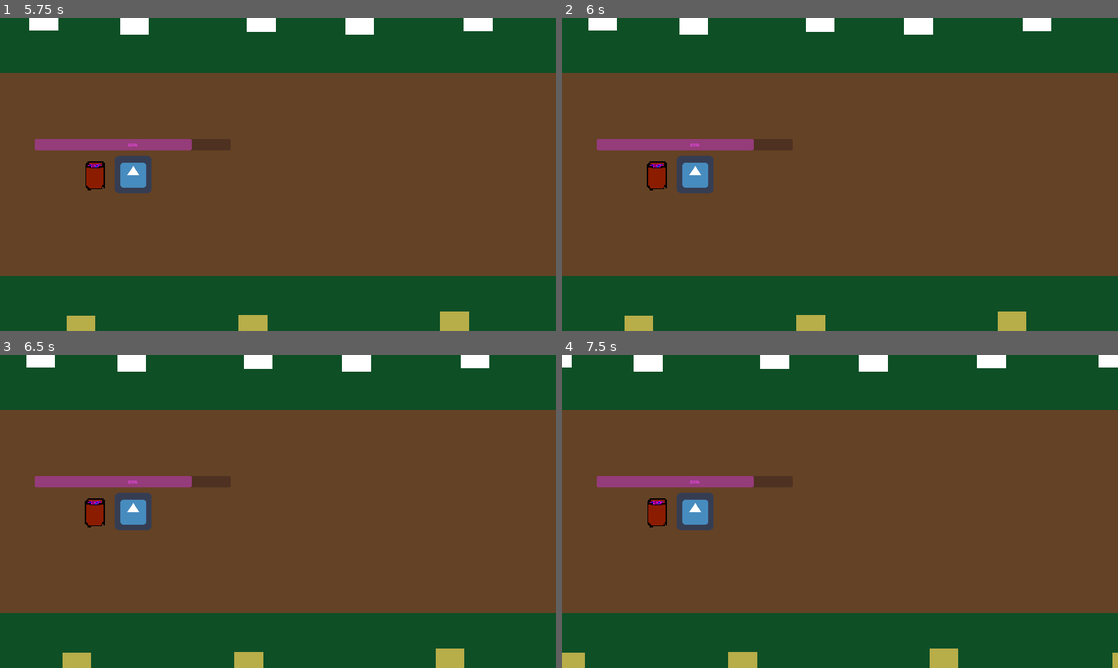
Above: before the commit, frames 1-4 (two rows, left to right).
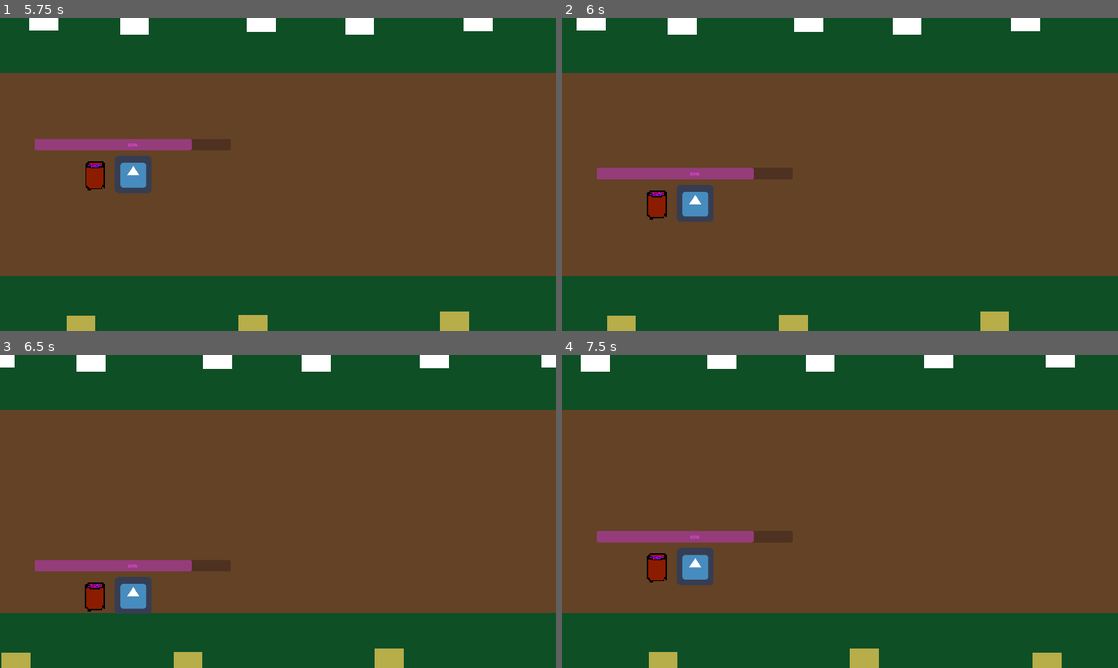
Above: after the commit, the same moments.

Repository: hsandt/ld53
Game: Godot game, scene res://scenes/main_menu_scene.tscn
Two runs of this game, one before a commit and one after it. Both use one fixed random seed, a clock stepped at 60 frames per second and the inputs below. The engine's default icon, where the game draws it, is replaced by a stand-in: a white triangle on a blue panel in a dark square.
Inputs (mouse positions are in pixels of both pictures, inside the frame that each line leads up to):
- Up to frame 1 (5.75 s): click "Start" at 0.5 s; tap Enter (ui_accept) at 1.25, 1.52, 4.52 s; move the mouse to (400, 158) at 1.27 s; hold Right (ui_right) 1.28-2 s; click (400, 158) at 1.42 s; drag from (166, 190) to (127, 130) at 2.02 s; move the mouse to (333, 105) at 2.77 s; hold Right (ui_right) 2.78-3.5 s; drag from (250, 237) to (22, 130) at 3.52 s; move the mouse to (444, 221) at 4.27 s; hold Left (ui_left) 4.28-5 s; drag from (111, 127) to (194, 96) at 5.02 s
- Up to frame 2 (6 s): move the mouse to (867, 174) at 5.77 s; hold S (down) from 5.78 s (still down); click (867, 174) at 5.92 s
- Up to frame 3 (6.5 s): keep holding S (down)
- Up to frame 4 (7.5 s): release S (down) at 6.5 s; drag from (756, 433) to (728, 527) at 6.52 s; move the mouse to (962, 495) at 7.27 s; hold W (up) from 7.28 s (still down)

Frame 1 is identical in both runs. In frame 2, 5.6% of the frame differs, in the area x 2-88%, y 0-100%; in frame 3, 8.4%; in frame 4, 8.5%, in the area x 0-100%, y 0-100%.
Error in both runs: Invalid access of index '1' on a base object of type: 'Array'. (res://scripts/buffs/Buffs.gd:36)

Commit message:
[Player] Fix typo

Diff:
--- a/scenes/player.gd
+++ b/scenes/player.gd
@@ -37,9 +37,9 @@
 
 	var velocity_y = 0
 	if Input.is_action_pressed("down"):
-		velocity_y += $Buffs.get_sttribute("steer_speed",steer_speed)
+		velocity_y += $Buffs.get_attribute("steer_speed",steer_speed)
 	if Input.is_action_pressed("up"):
-		velocity_y -= $Buffs.get_sttribute("steer_speed",steer_speed)
+		velocity_y -= $Buffs.get_attribute("steer_speed",steer_speed)
 
 	velocity = Vector2(velocity_x, velocity_y)
 	move_and_slide()
